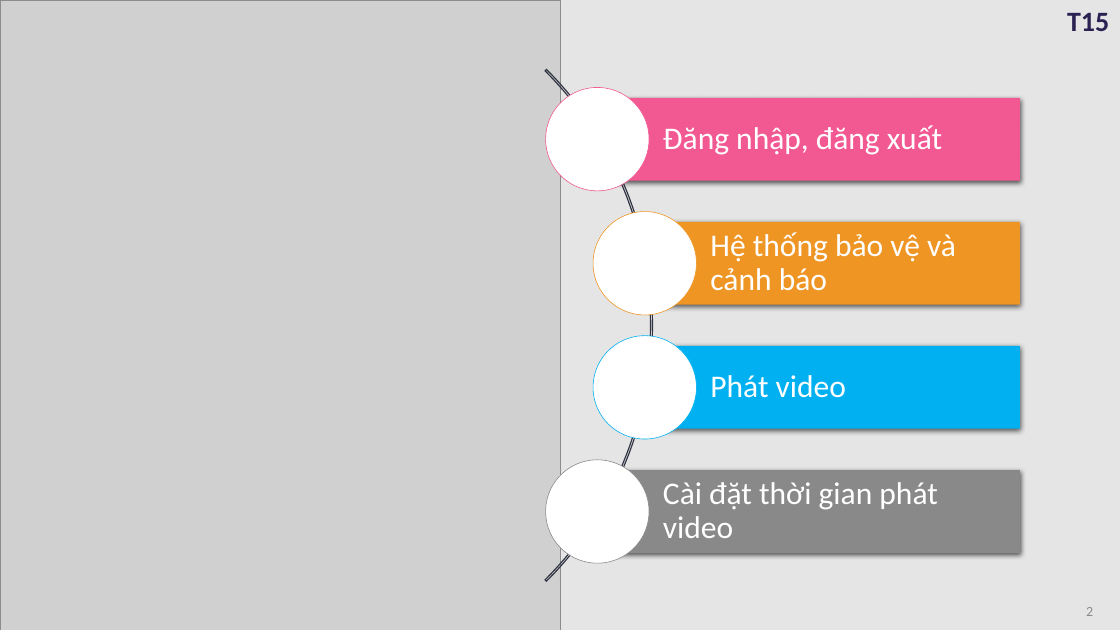
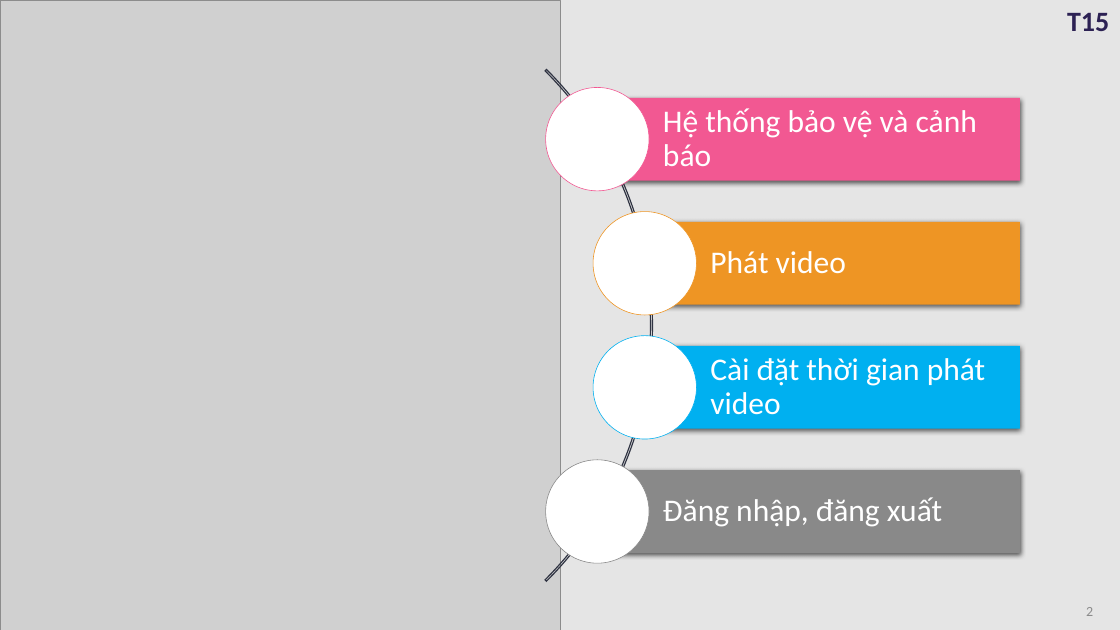
Before and after one commit to daihieptn97/share, a slide deck: slide 2 of Đồ án/BaoCao.pptx. Drawn at 1120x630 pixels with LibreOffice and Linux fonts; fonts in the diff are those of the drawing; grey boxes stand for pictures. Boxes give left, top, right and bottom in pixels: in the first picture for what was removed or moved away, otherwise in the second. Text is boxed around its words. In the diff, an @@ line names an element or a change of style, - is before the commit and + after.

```diff
--- a/Đồ án/BaoCao.pptx
+++ b/Đồ án/BaoCao.pptx
@@ text in freeform shape at (x1=663, y1=108, x2=977, y2=166): text changed @@
-Đăng nhập, đăng xuất
+Hệ thống bảo vệ và cảnh báo
@@ text in freeform shape at (x1=710, y1=251, x2=846, y2=274): text changed @@
-Hệ thống bảo vệ và cảnh báo
+Phát video
@@ text in freeform shape at (x1=710, y1=358, x2=985, y2=415): text changed @@
-Phát video
+Cài đặt thời gian phát video
@@ text in freeform shape at (x1=663, y1=497, x2=942, y2=527): text changed @@
-Cài đặt thời gian phát video
+Đăng nhập, đăng xuất
```
Also in this commit, not shown: 2 other slides changed, 2 slides added.
